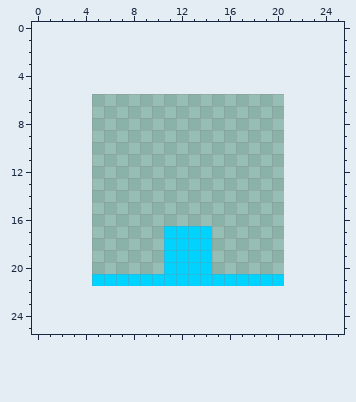
Two states of a pixel-art file, Block.aseprite. Above, as it was before the edit.
16x16 pixels, 1 frame. The old version is drawn lined up with the new one, on the new canvas.
The same view after the edit:
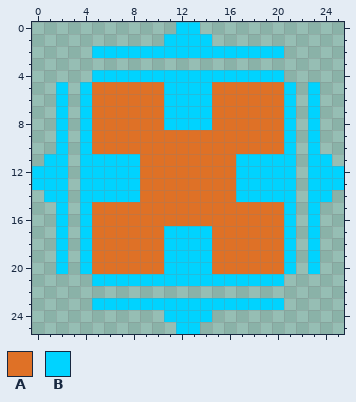
Palette (. is transparent): A #df7126  B #00d3ff
Diff:
canvas 16x16 -> 26x26, the old top-left corner now at 5,6
Changed rows in their new state; - is an unchanged pixel.
first column x 0:
 0 ------------BB------------
 1 -----------BBBB-----------
 2 -----BBBBBBBBBBBBBBBB-----
 4 -----BBBBBBBBBBBBBBBB-----
 5 --B-BAAAAAABBBBAAAAAAB-B--
 6 --B-BAAAAAABBBBAAAAAAB-B--
 7 --B-BAAAAAABBBBAAAAAAB-B--
 8 --B-BAAAAAABBBBAAAAAAB-B--
 9 --B-BAAAAAAAAAAAAAAAAB-B--
10 --B-BAAAAAAAAAAAAAAAAB-B--
11 -BB-BBBBBAAAAAAAABBBBB-BB-
12 BBB-BBBBBAAAAAAAABBBBB-BBB
13 BBB-BBBBBAAAAAAAABBBBB-BBB
14 -BB-BBBBBAAAAAAAABBBBB-BB-
15 --B-BAAAAAAAAAAAAAAAAB-B--
16 --B-BAAAAAAAAAAAAAAAAB-B--
17 --B-BAAAAAA----AAAAAAB-B--
18 --B-BAAAAAA----AAAAAAB-B--
19 --B-BAAAAAA----AAAAAAB-B--
20 --B-BAAAAAA----AAAAAAB-B--
23 -----BBBBBBBBBBBBBBBB-----
24 -----------BBBB-----------
25 ------------BB------------
Where, in picture pixels (left, top, right, bottom), the same in both pictures:
added: (32, 22, 344, 334)
